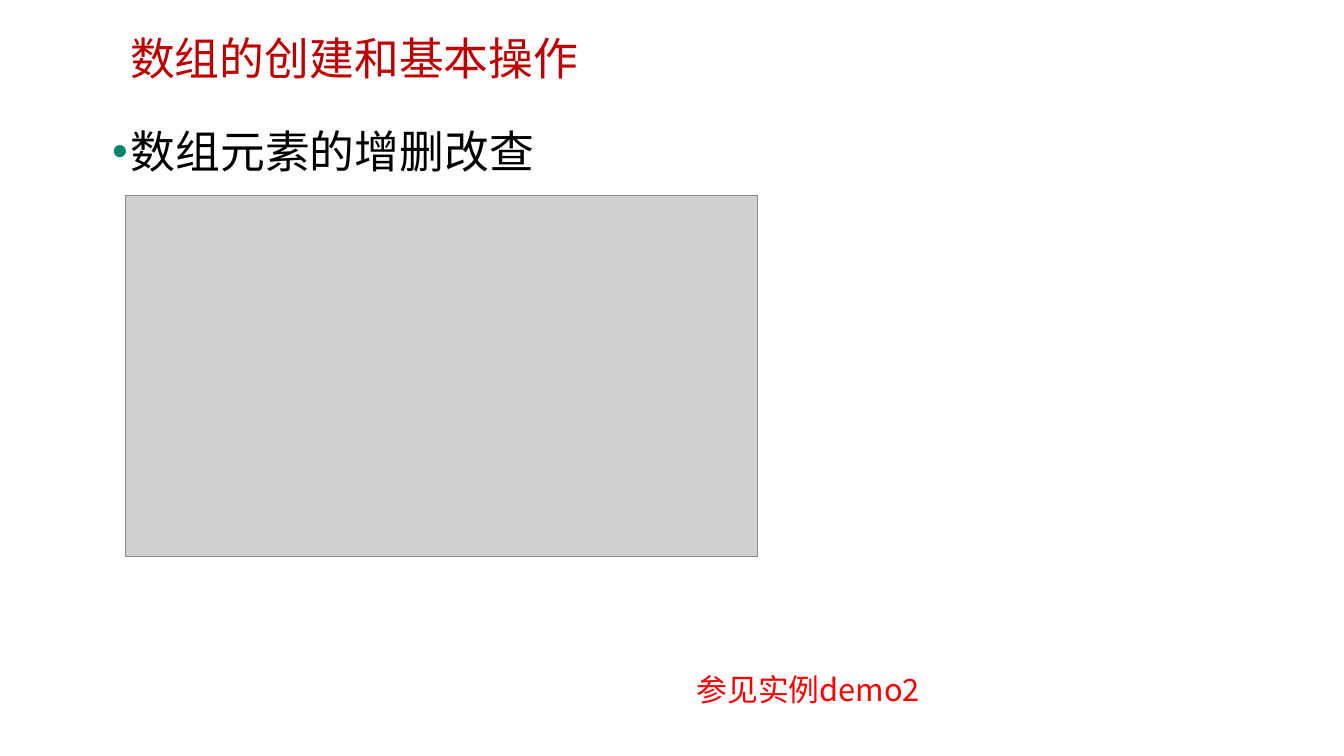
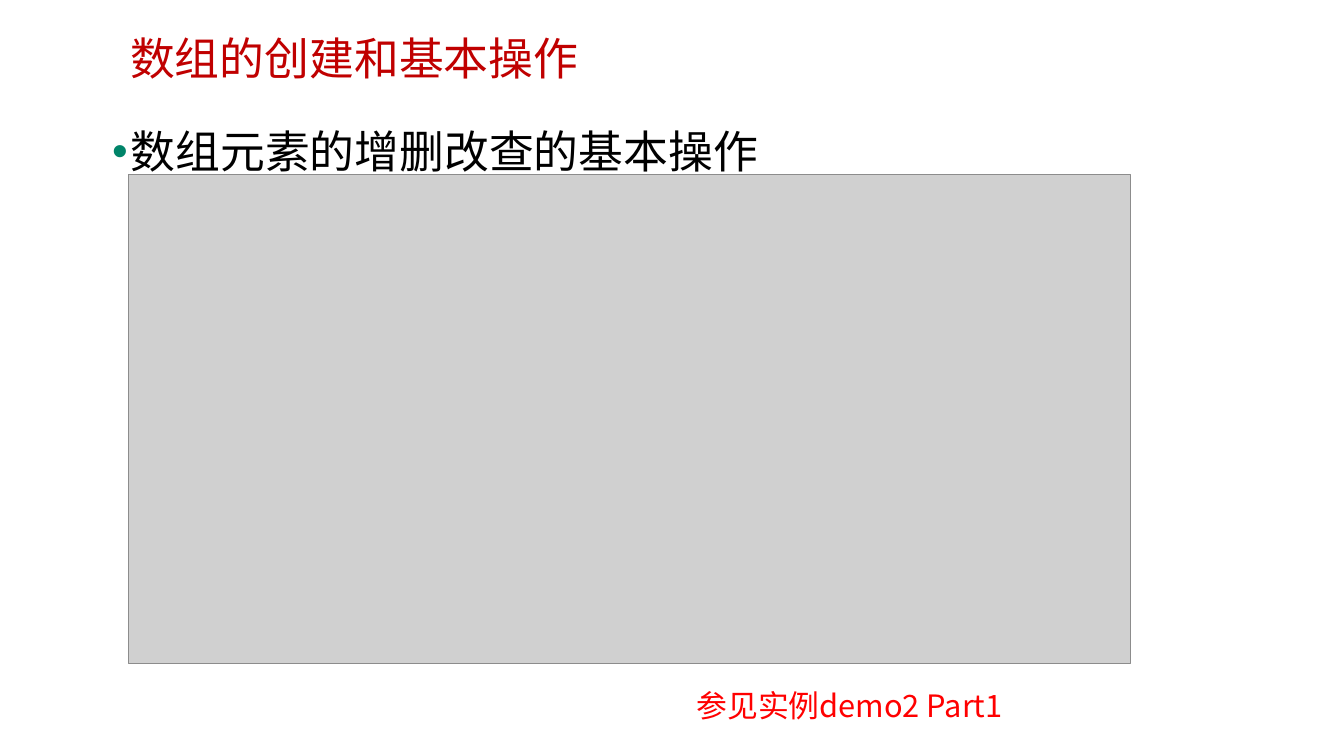
Before and after one commit to edu2act/course-javascript-advanced, a slide deck: slide 5 of 课程PPT/09.JavaScript标准内置对象-构造器（Array、Date、Error等）.pptx (slide 6 before the commit). Drawn at 1344x756 pixels with LibreOffice and Linux fonts; fonts in the diff are those of the drawing; grey boxes stand for pictures; background and template pictures are left out. Boxes give left, top, right and bottom in pixels: in the first picture for what was removed or moved away, otherwise in the second. Text is boxed around its words. In the diff, an @@ line names an element or a change of style, - is before the commit and + after.

```diff
--- a/课程PPT/09.JavaScript标准内置对象-构造器（Array、Date、Error等）.pptx
+++ b/课程PPT/09.JavaScript标准内置对象-构造器（Array、Date、Error等）.pptx
@@ text at <box>131,130,758,179</box>: text changed @@
-• 数组元素的增删改查
+• 数组元素的增删改查的基本操作
@@ picture added at <box>128,174,1130,663</box> @@
@@ picture removed at <box>125,196,757,557</box> @@
@@ text at <box>697,691,1003,720</box>: text changed @@
-参见实例demo2
+参见实例demo2 Part1
```
Also in this commit, not shown: 5 other slides changed, 1 slide added, 18 other files.
